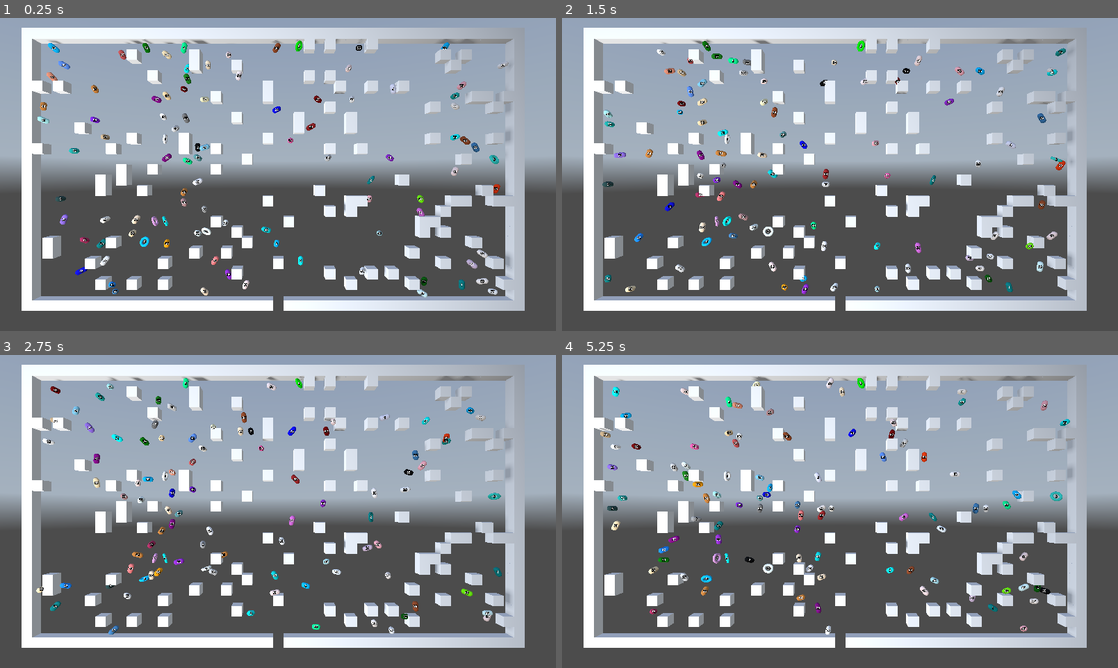
Above: before the commit, frames 1-4 (two rows, left to right).
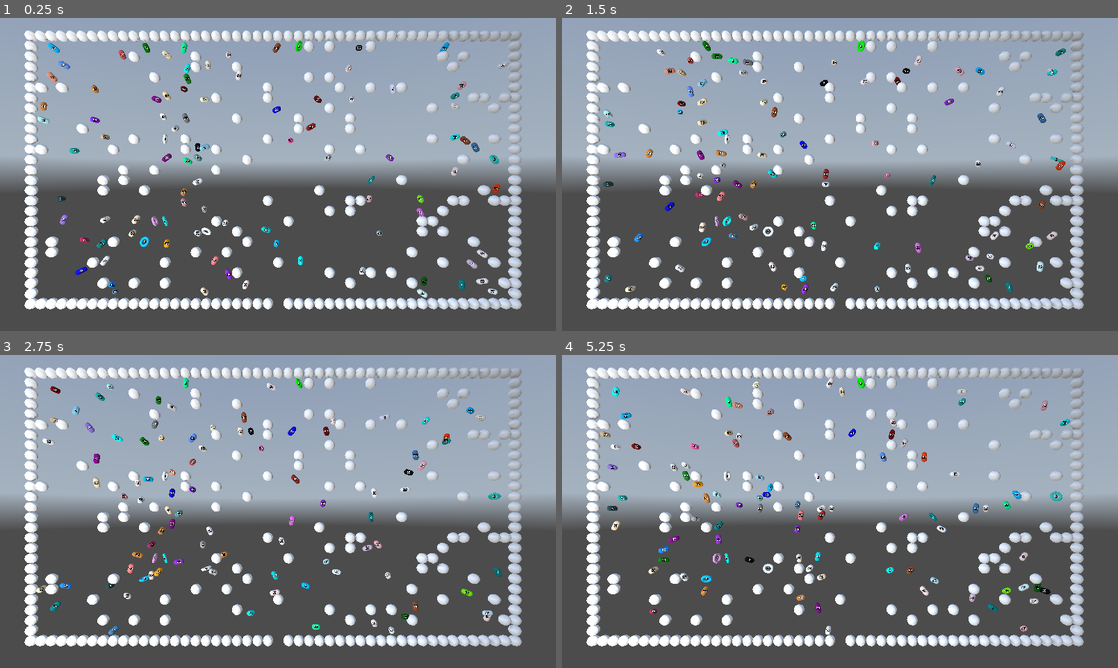
Above: after the commit, the same moments.

Repository: kasworld/gd4snakebyte3d
Game: Godot game, scene res://main.tscn
Two runs of this game, one before a commit and one after it. Both use one fixed random seed, a clock stepped at 60 frames per second and the inputs below. A sky picture missing from this copy of the repository is replaced by a grey-blue gradient.
Inputs (mouse positions are in pixels of both pictures, inside the frame that each line leads up to):
- Up to frame 1 (0.25 s): no input
- Up to frame 2 (1.5 s): tap Enter at 0.5 s; move the mouse to (962, 158) at 0.52 s; click (962, 158) at 0.67 s; move the mouse to (728, 190) at 1.27 s; click (728, 190) at 1.42 s
- Up to frame 3 (2.75 s): move the mouse to (333, 442) at 2.02 s; click (333, 442) at 2.17 s
- Up to frame 4 (5.25 s): move the mouse to (812, 574) at 2.77 s; click (812, 574) at 2.92 s; move the mouse to (1006, 558) at 3.52 s; click (1006, 558) at 3.67 s; move the mouse to (673, 464) at 4.27 s; click (673, 464) at 4.42 s; move the mouse to (867, 511) at 5.02 s; click (867, 511) at 5.17 s

The runs differ from the first frame. In frame 1, 13% of the frame differs, in the area x 3-95%, y 3-94%; in frame 2, 13%; in frame 3, 13%; in frame 4, 13%.

Commit message:
wall to sphere

Diff:
--- a/lib/shape_lib.gd
+++ b/lib/shape_lib.gd
@@ -8,7 +8,7 @@
 		0:
 			mesh = SphereMesh.new()
 			mesh.radius = r
-			mesh.height = r
+			mesh.height = r*2
 		1:
 			mesh = BoxMesh.new()
 			mesh.size = Vector3(r,r,r)*2
--- a/walls.gd
+++ b/walls.gd
@@ -2,7 +2,7 @@
 class_name Walls
 
 func _ready() -> void:
-	var mesh = ShapeLib.new_mesh_by_type(ShapeLib.Shape.Box, 0.5)
+	var mesh = ShapeLib.new_mesh_by_type(ShapeLib.Shape.Sphere, 0.5)
 	$MultiMeshShape.init(mesh, Color.WHITE, Settings.FieldWidth*Settings.FieldHeight/2, Vector3.ZERO)
 
 func field2wall(field :PlacedThings) -> void:
